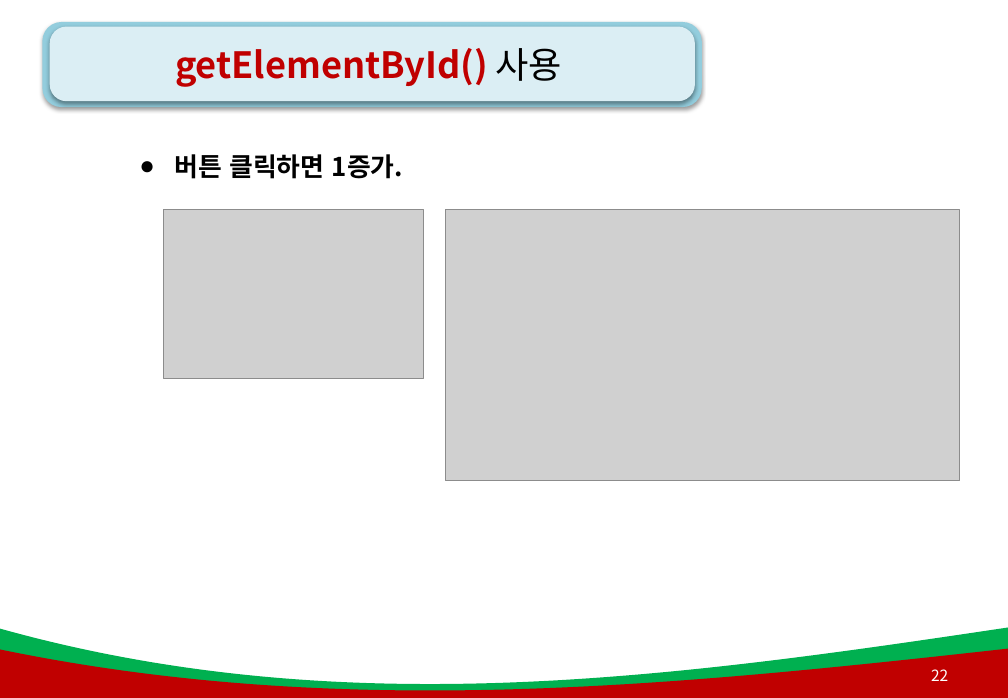
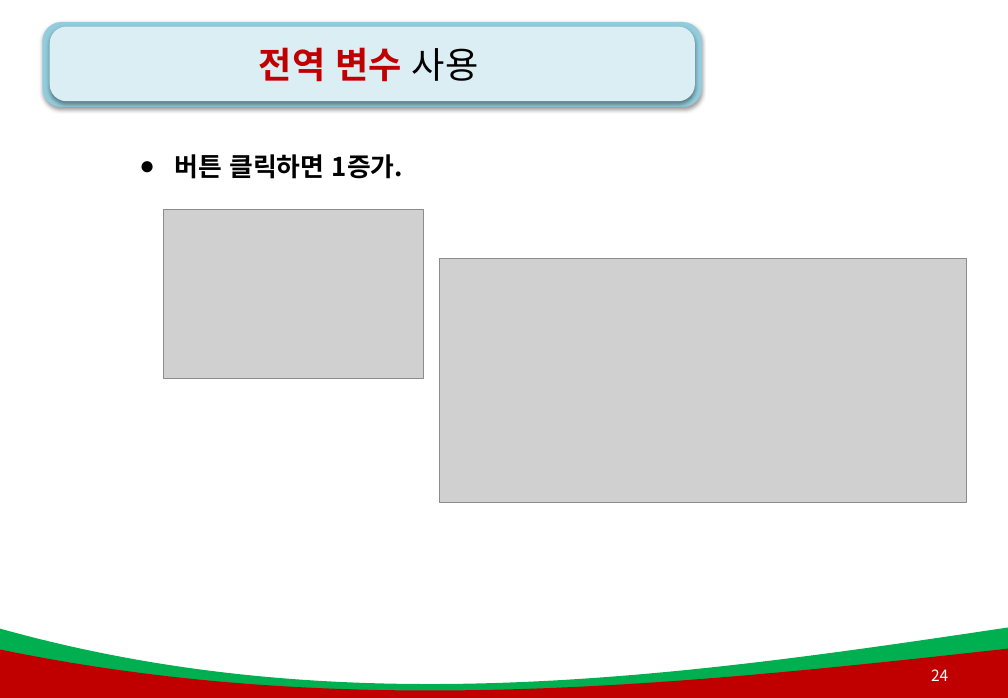
Before and after one commit to AhNyx/js_works, a slide deck: slide 24 of green_project_web/js_ppt/4강. js_함수(메서드).pptx (slide 22 before the commit). Drawn at 1008x698 pixels with LibreOffice and Linux fonts; fonts in the diff are those of the drawing; grey boxes stand for pictures; background and template pictures are left out. Boxes give left, top, right and bottom in pixels: in the first picture for what was removed or moved away, otherwise in the second. Text is boxed around its words. In the diff, an @@ line names an element or a change of style, - is before the commit and + after.

```diff
--- a/green_project_web/js_ppt/4강. js_함수(메서드).pptx
+++ b/green_project_web/js_ppt/4강. js_함수(메서드).pptx
@@ title at [259, 47, 479, 82]: text changed @@
-getElementById() 사용
+전역 변수 사용
@@ picture: place and size @@
-picture at [446, 209, 961, 480]
+picture at [440, 258, 968, 503]
@@ page number at [931, 669, 948, 681]: text changed @@
-22
+24
```
Also in this commit, not shown: 9 other slides changed, 3 slides added, 31 other files.
